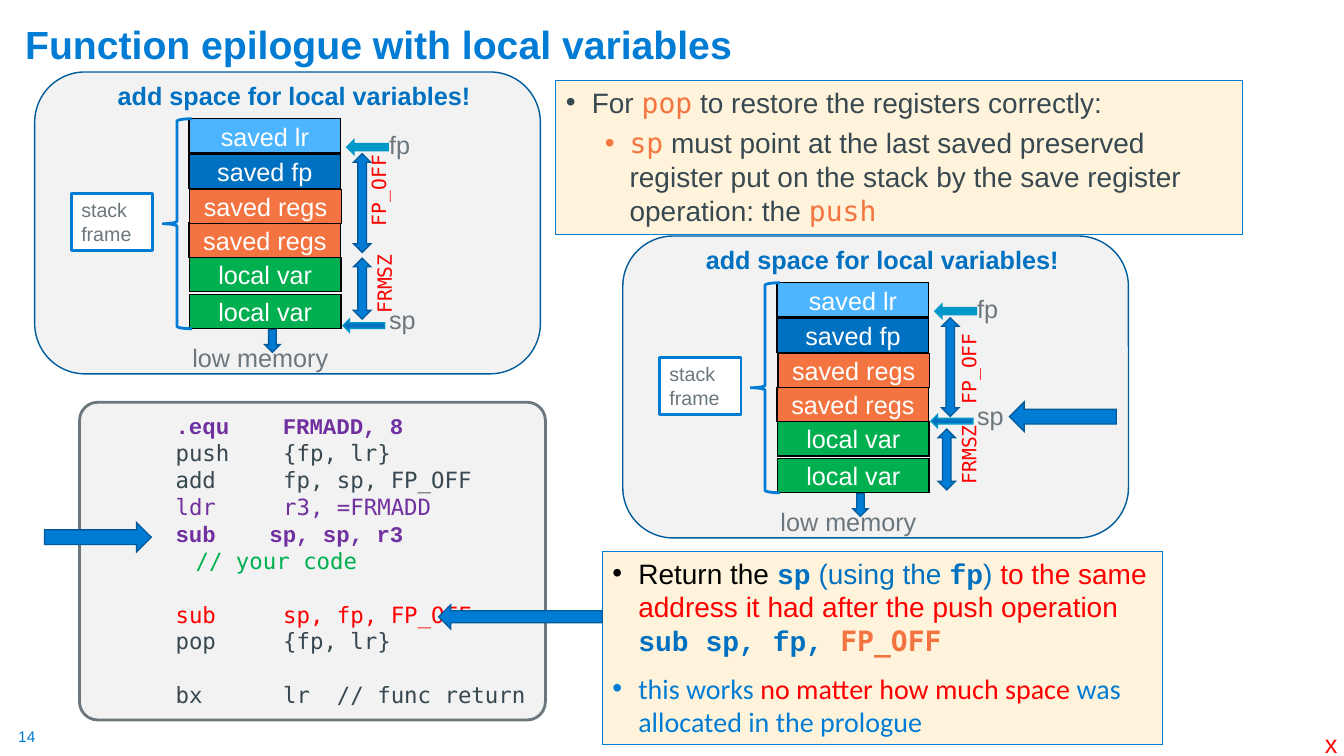
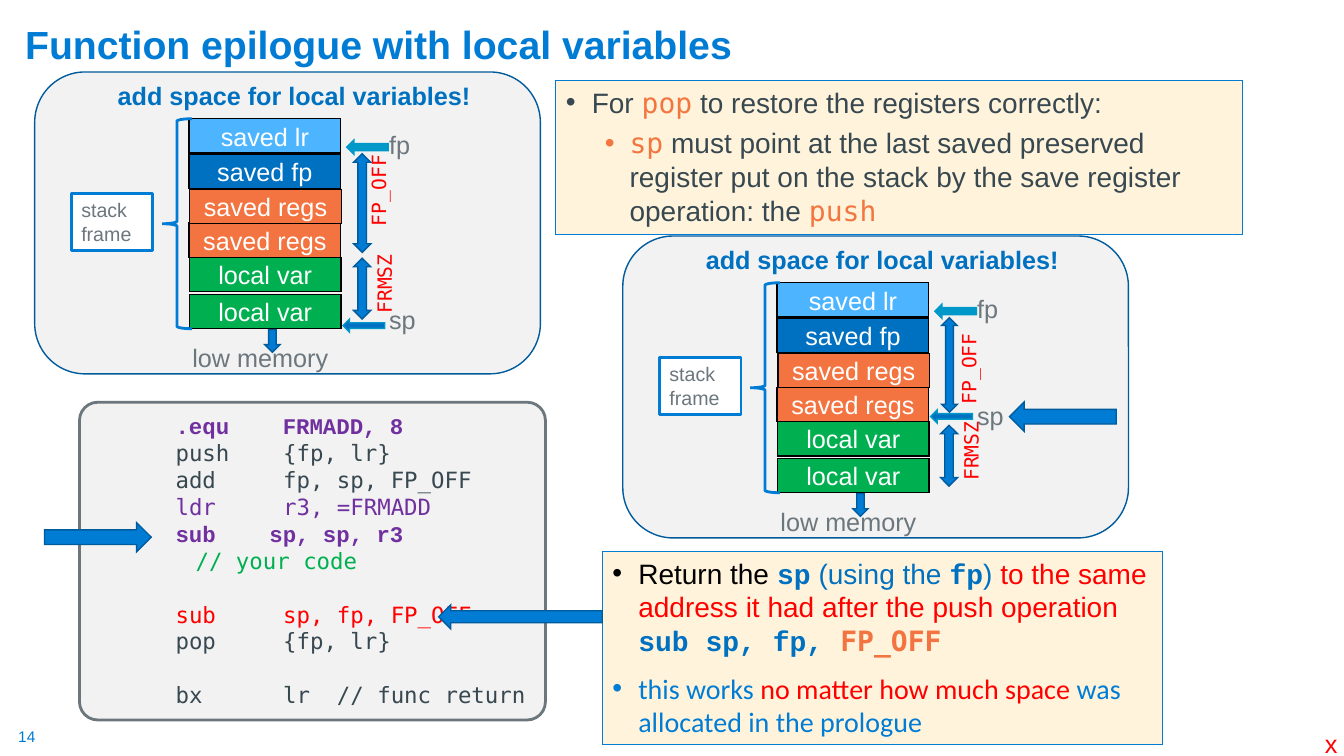
Before and after one commit to cse30-fa22/Muller_CSE30_Lecture_Slides, a slide deck: slide 14 of 10_Assm_Part5.pptx. Drawn at 1344x756 pixels with LibreOffice and Linux fonts; fonts in the diff are those of the drawing. Boxes give left, top, right and bottom in pixels: in the first picture for what was removed or moved away, otherwise in the second. Text is boxed around its words. In the diff, an @@ line names an element or a change of style, - is before the commit and + after.

```diff
--- a/10_Assm_Part5.pptx
+++ b/10_Assm_Part5.pptx
@@ up down arrow: place and size @@
-up down arrow at (942,318,959,416)
+up down arrow at (942,318,957,412)
@@ 1 text, 1 left arrow, 1 up down arrow: place and size @@
-1 text, 1 left arrow, 1 up down arrow at (932,414,981,490)
+1 text, 1 left arrow, 1 up down arrow at (931,410,983,486)
```
Also in this commit, not shown: 4 other slides changed, 1 other file.
